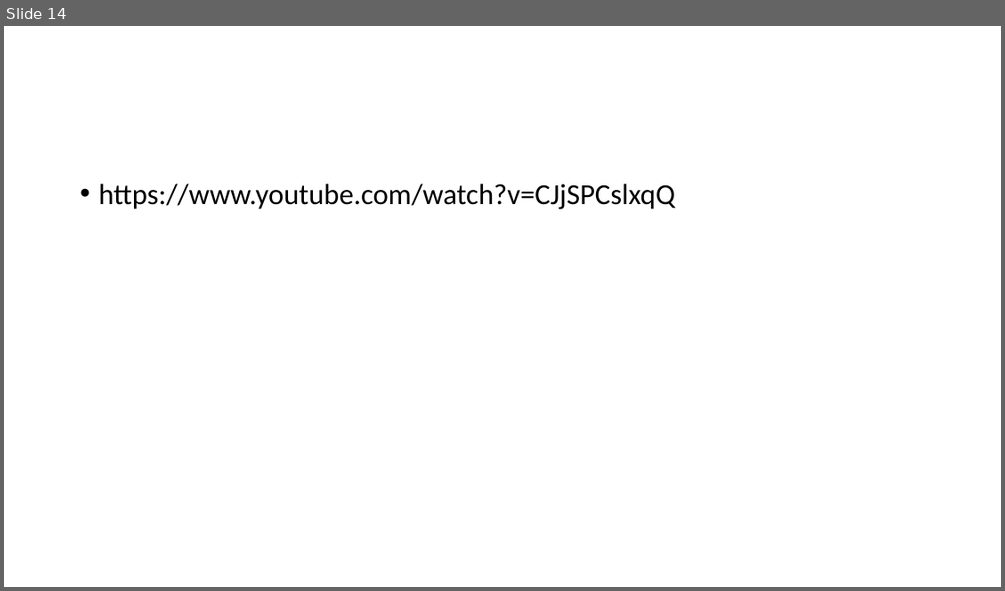
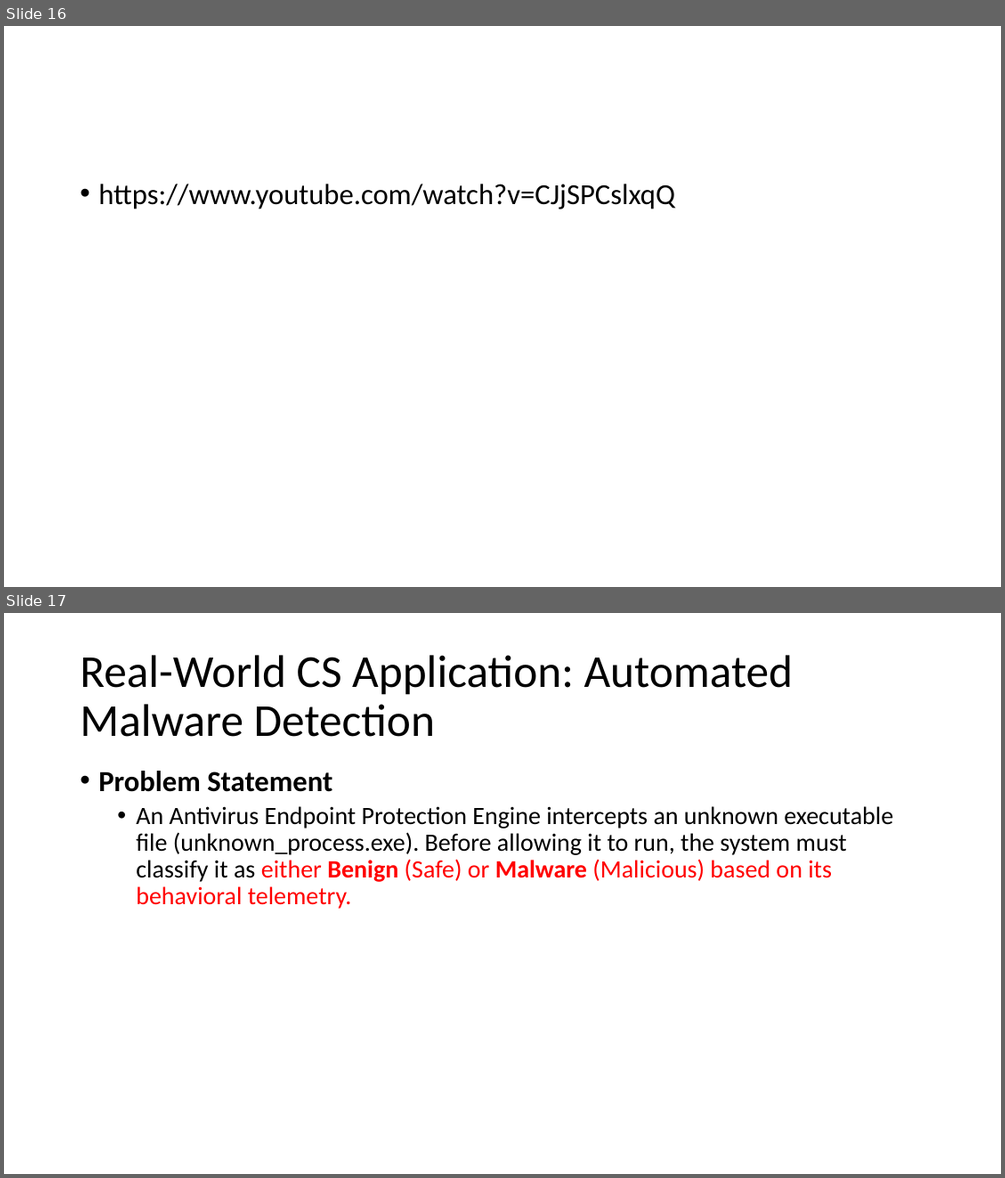
Before and after one commit to SharafatKarim/pstu-cse-academic, a slide deck: Semester 7/algorithm engineering/slides (murad sir)/3.pptx. Shown one above the other, each under a label of ours: slide 14 before the commit, slides 16 and 17 after it. The pictures are 1005x591 and 1005x1178 pixels, drawn with LibreOffice and Linux fonts; fonts in the diff are those of the drawing. Boxes give left, top, right and bottom in pixels: in the first picture for what was removed or moved away, otherwise in the second. Text is boxed around its words. In the diff, an @@ line names an element or a change of style, - is before the commit and + after.

```diff
--- a/Semester 7/algorithm engineering/slides (murad sir)/3.pptx
+++ b/Semester 7/algorithm engineering/slides (murad sir)/3.pptx
@@ slide 17 added at (4, 613, 1001, 1174), background #FFFFFF @@
@@ title added at (80, 655, 793, 737), 44 pt, text #000000 @@
+Real-World CS Application: Automated Malware Detection
@@ text added at (98, 771, 893, 908), 24 pt, text #000000 @@
+• Problem Statement
+  • An Antivirus Endpoint Protection Engine intercepts an unknown executable file (unknown_process.exe). Before allowing it to run, the system must classify it as either Benign (Safe) or Malware (Malicious) based on its behavioral telemetry.
@@ what was slide 14 is now slide 16 @@
```
Also in this commit, not shown: 5 other slides added.
